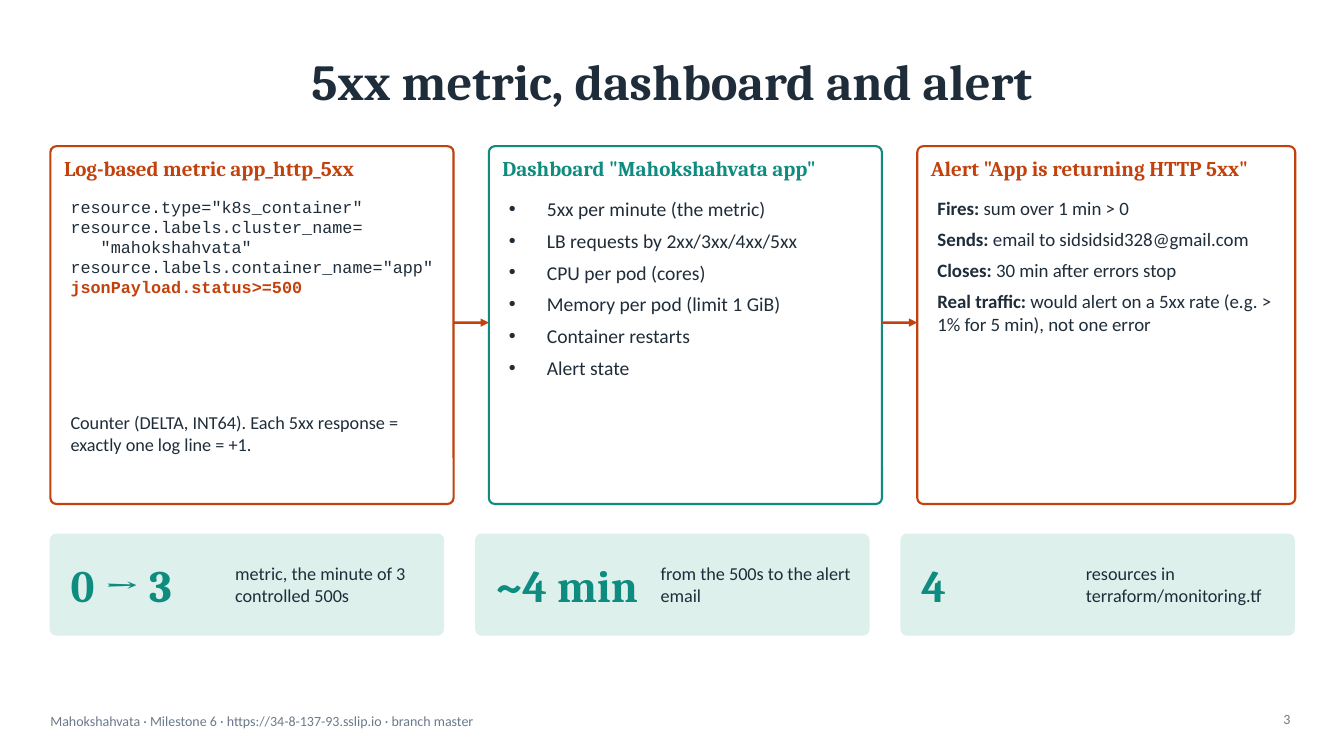
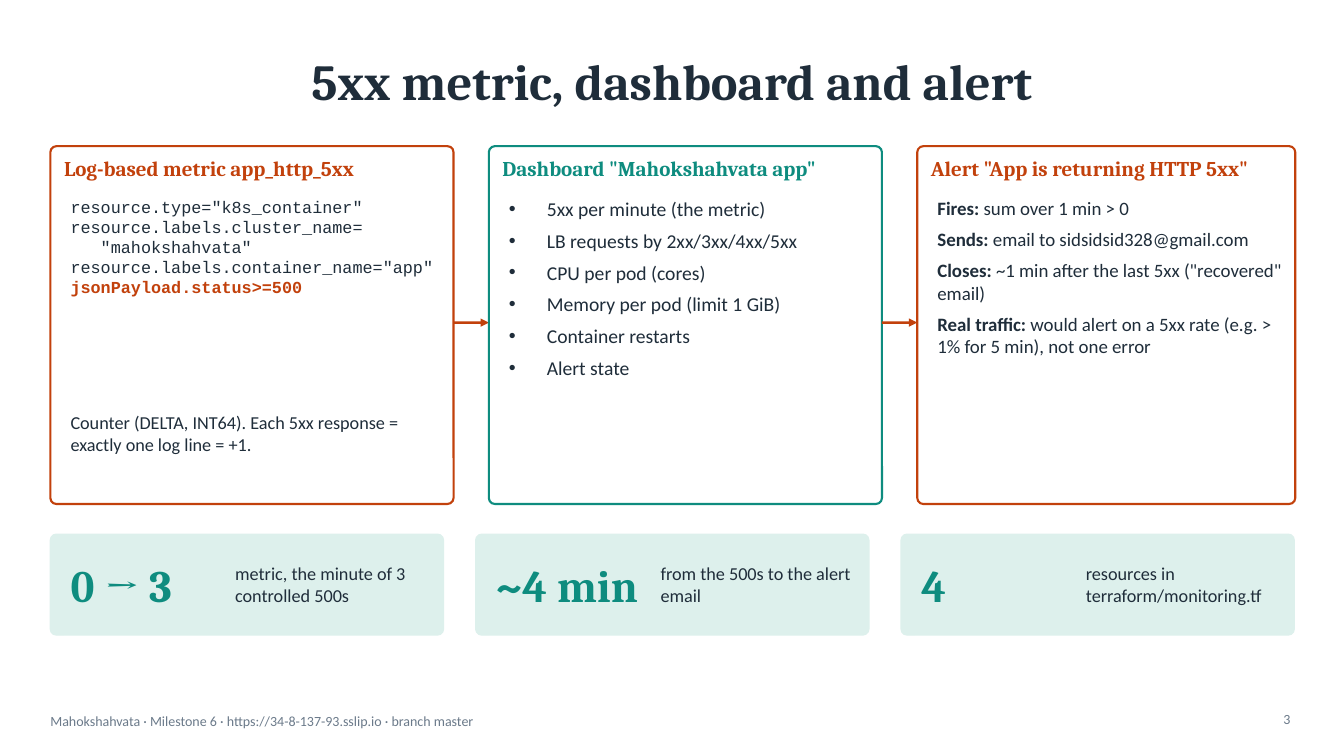
Before and after one commit to tharun-yatarla02/Mahokshahvata, a slide deck: slide 3 of docs/deploy/Milestone6_Observability.pptx. Drawn at 1344x756 pixels with LibreOffice and Linux fonts; fonts in the diff are those of the drawing. Boxes give left, top, right and bottom in pixels: in the first picture for what was removed or moved away, otherwise in the second. Text is boxed around its words. In the diff, an @@ line names an element or a change of style, - is before the commit and + after.

Commit message:
Milestone 6 docs: the alert recovers about a minute after the last 5xx, with its own email

```diff
--- a/docs/deploy/Milestone6_Observability.pptx
+++ b/docs/deploy/Milestone6_Observability.pptx
@@ text at (x1=937, y1=263, x2=1281, y2=303): text changed @@
-Closes: 30 min after errors stop
+Closes: ~1 min after the last 5xx ("recovered" email)
```
Also in this commit, not shown: 3 other files.
